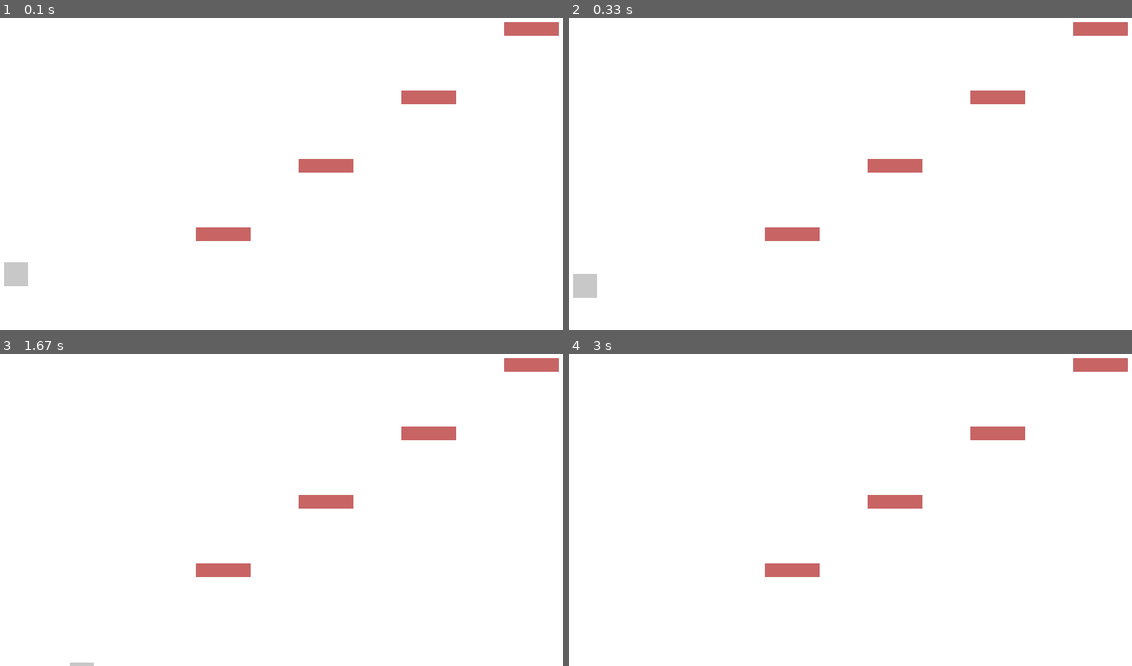
Above: before the commit, frames 1-4 (two rows, left to right).
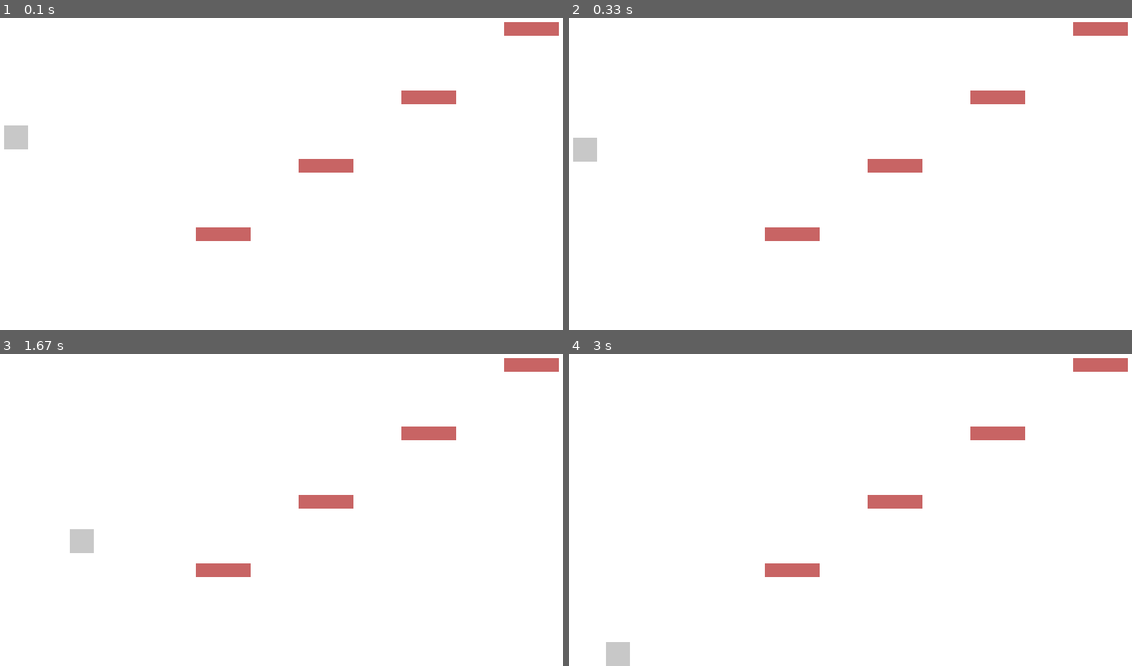
Above: after the commit, the same moments.

Repository: zippetydoodah/Pygame_Platformer
Game: pygame game, started from side_scroller example.py
Two runs of this game, one before a commit and one after it. Both use one fixed random seed, a clock stepped at 60 frames per second and the inputs below.
Inputs:
- Up to frame 1 (0.1 s): no input
- Up to frame 2 (0.33 s): no input
- Up to frame 3 (1.67 s): hold Right 0.33-0.8 s; hold Up 0.83-1.3 s; hold Right from 1.33 s (still down)
- Up to frame 4 (3 s): release Right at 1.8 s; hold Left 1.83-2.37 s

The runs differ from the first frame. In frame 1, 0.7% of the frame differs, in the area x 0-5%, y 34-86%; in frame 2, 0.7%; in frame 3, 0.4%; in frame 4, 0.3%.

Commit message:
Y axis limiting for floor simulation.
stop falling off of the screen

Diff:
--- a/side_scroller example.py
+++ b/side_scroller example.py
@@ -45,8 +45,10 @@
                 self.move_right = False
 
     def move(self):
-        self.y += self.y_axis_velocity # y axis movement i.e. gravity and velocity
+
+             # y axis movement i.e. gravity and velocity
         self.y_axis_velocity += gravity
+        self.y += self.y_axis_velocity
 
         if self.move_left:
             self.x -= 1
@@ -63,6 +65,9 @@
             self.move_down = False
         else:
             self.move_down = True
+
+
+        self.y = min(565,self.y) # simulating a floor, (the y axis is inverted top is 0 bottom is 600 (565 accounting for width.))
 
     def collisions(self,platforms): # collisions, probs rly bad, but it works for rectangle based sprites, if having complex sprites/images use pixel perfect collision.
         for platform in platforms:
@@ -128,7 +133,7 @@
     return platforms
 
 platforms = generate()
-player = Player(20,500)
+player = Player(20,300)
 
 while exit:
 
